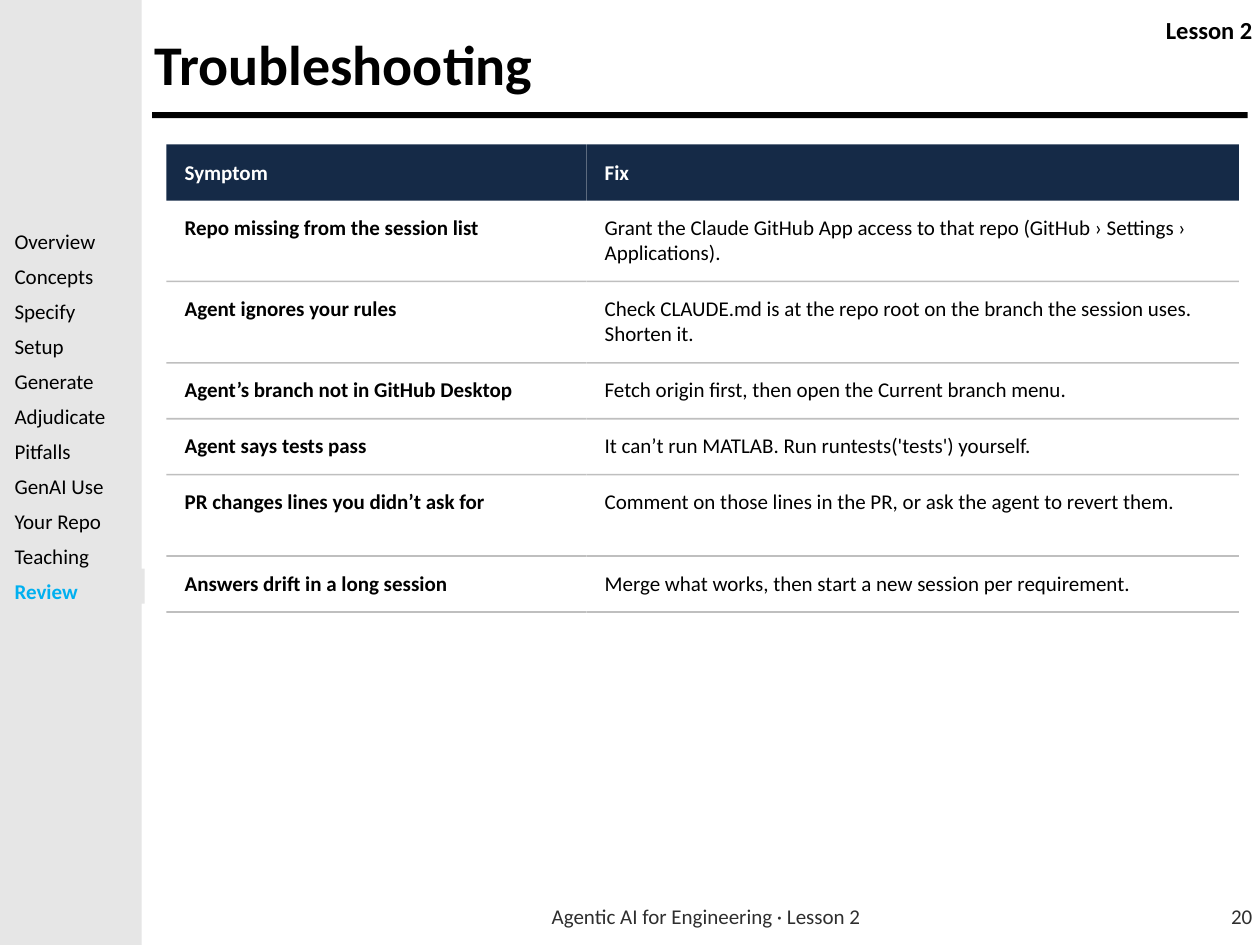
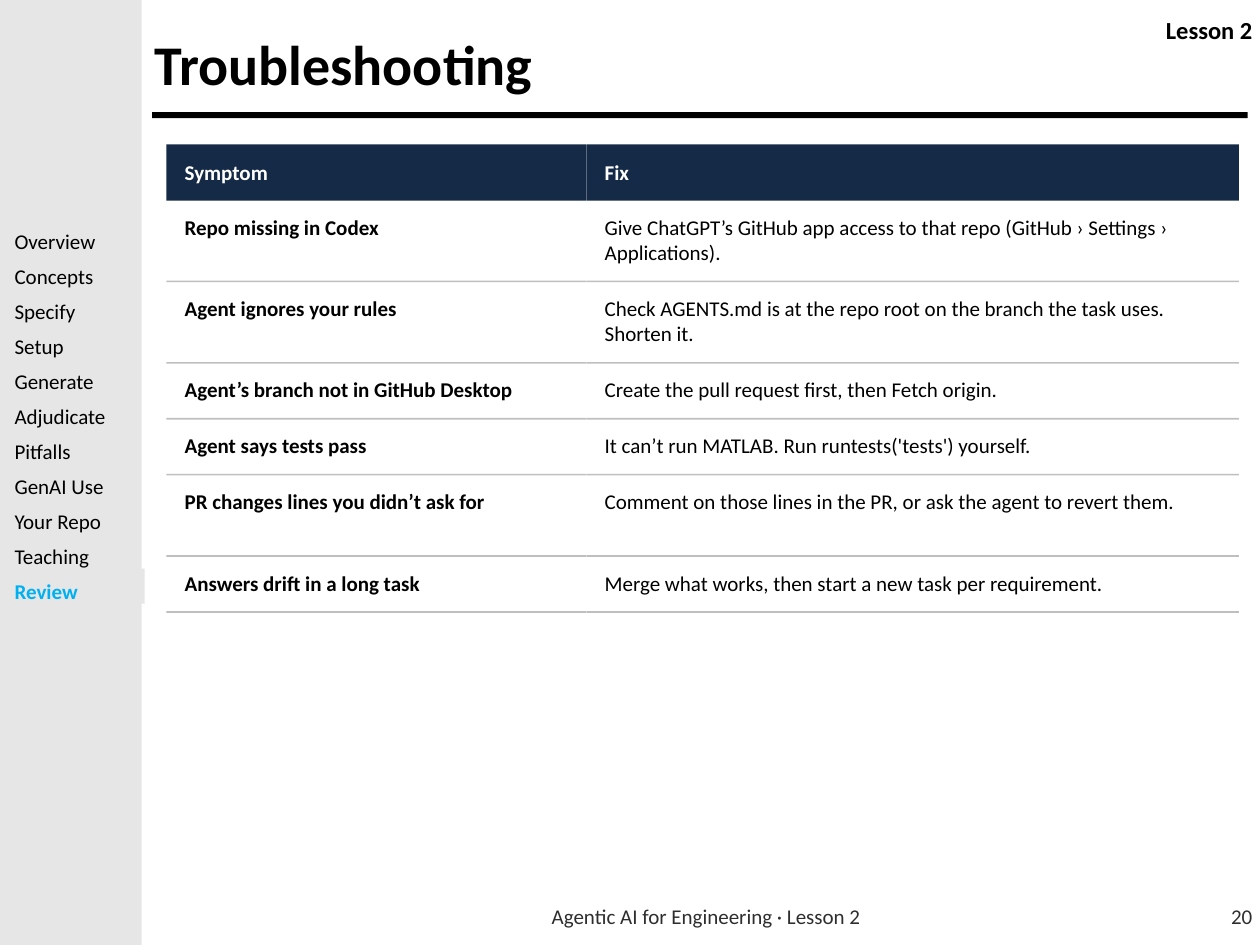
Before and after one commit to usafa-dfas/Agentic-AI-for-Engineering, a slide deck: slide 20 of Lesson Material/LSN 2 - Introduction to Agentic AI for Coding/Agentic_AI_for_Engineering_Lesson_2.pptx. Drawn at 1260x945 pixels with LibreOffice and Linux fonts; fonts in the diff are those of the drawing; background and template pictures are left out. Boxes give left, top, right and bottom in pixels: in the first picture for what was removed or moved away, otherwise in the second. Text is boxed around its words. In the diff, an @@ line names an element or a change of style, - is before the commit and + after.

```diff
--- a/Lesson Material/LSN 2 - Introduction to Agentic AI for Coding/Agentic_AI_for_Engineering_Lesson_2.pptx
+++ b/Lesson Material/LSN 2 - Introduction to Agentic AI for Coding/Agentic_AI_for_Engineering_Lesson_2.pptx
@@ text at bbox=[185, 220, 379, 239]: text changed @@
-Repo missing from the session list
+Repo missing in Codex
@@ text at bbox=[605, 220, 1155, 264]: text changed @@
-Grant the Claude GitHub App access to that repo (GitHub › Settings › Applications).
+Give ChatGPT’s GitHub app access to that repo (GitHub › Settings › Applications).
@@ text at bbox=[605, 301, 1164, 341]: text changed @@
-Check CLAUDE.md is at the repo root on the branch the session uses. Shorten it.
+Check AGENTS.md is at the repo root on the branch the task uses. Shorten it.
@@ text at bbox=[605, 382, 997, 401]: text changed @@
-Fetch origin first, then open the Current branch menu.
+Create the pull request first, then Fetch origin.
@@ text at bbox=[185, 576, 420, 595]: text changed @@
-Answers drift in a long session
+Answers drift in a long task
@@ text at bbox=[605, 576, 1102, 595]: text changed @@
-Merge what works, then start a new session per requirement.
+Merge what works, then start a new task per requirement.
```
Also in this commit, not shown: 18 other slides changed, 5 other files.
